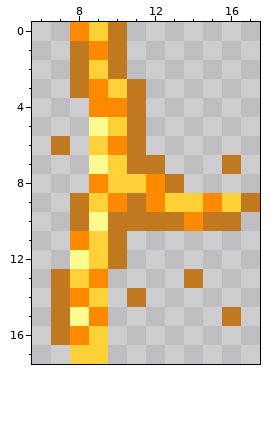
One commit to this pixel-art sprite: img/timetable_line_horizontal_left_t.png. The picture above is the old version.
The file is 18x18 pixels. Shown: x 6..17, y 0..17.
Now the later version:
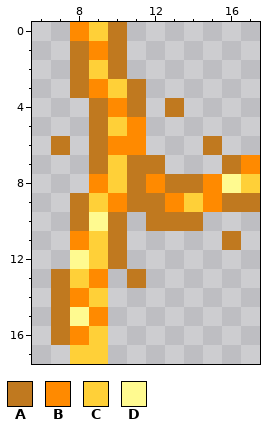
Palette (. is transparent): A #c0791f  B #ff8a00  C #ffd038  D #fffa90
Edits made:
{"y":4,"x":9,"old":"B","new":"A"}
{"y":4,"x":13,"old":".","new":"A"}
{"y":5,"x":9,"old":"D","new":"A"}
{"y":5,"x":11,"old":"A","new":"B"}
{"y":6,"x":9,"old":"C","new":"A"}
{"y":6,"x":11,"old":"A","new":"B"}
{"y":6,"x":15,"old":".","new":"A"}
{"y":7,"x":9,"old":"D","new":"A"}
{"y":7,"x":17,"old":".","new":"B"}
{"y":8,"x":11,"old":"C","new":"A"}
{"y":8,"x":14,"old":"....","new":"ABDC"}
{"y":9,"x":12,"old":"BC","new":"AB"}
{"y":9,"x":16,"old":"C","new":"A"}
{"y":10,"x":11,"old":"A","new":"."}
{"y":10,"x":14,"old":"BAA","new":"A.."}
{"y":11,"x":16,"old":".","new":"A"}
{"y":13,"x":11,"old":".","new":"A"}
{"y":13,"x":14,"old":"A","new":"."}
{"y":14,"x":11,"old":"A","new":"."}
{"y":15,"x":16,"old":"A","new":"."}
{"label":"changed","picture_box":[89,98,260,326]}
